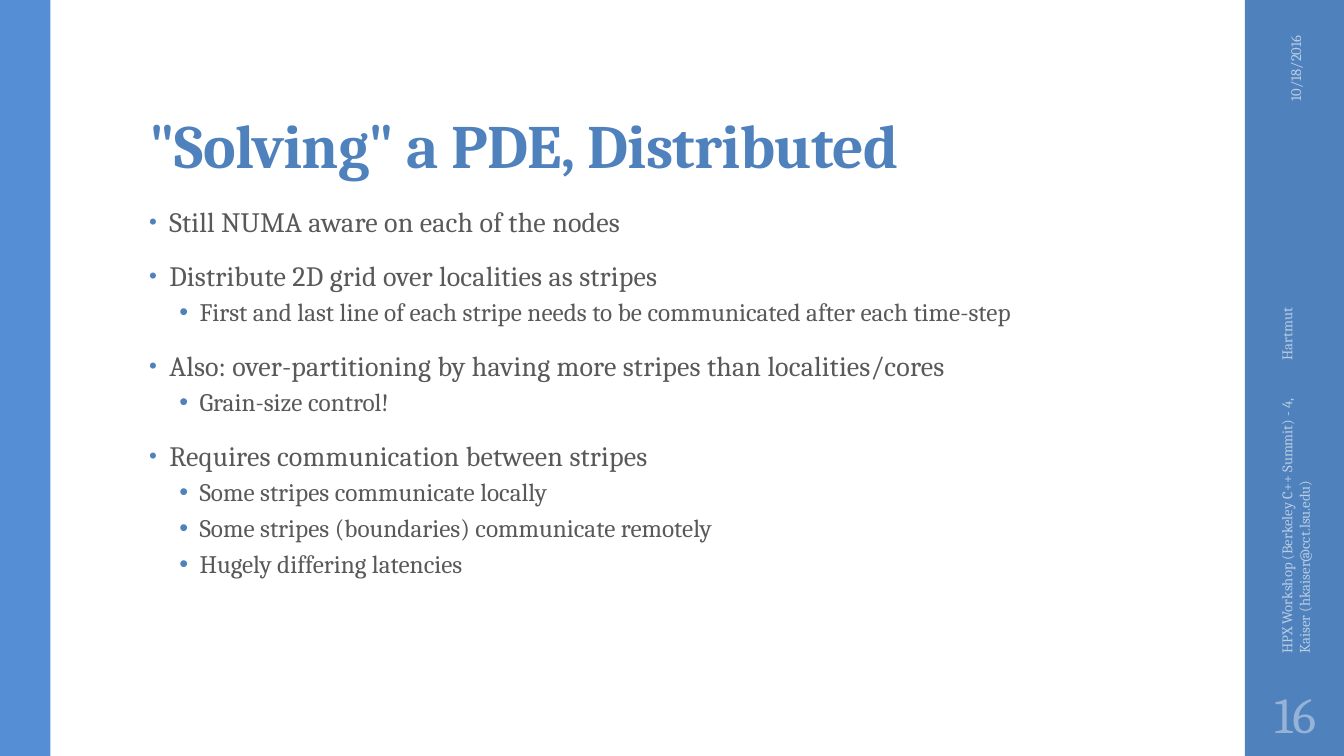
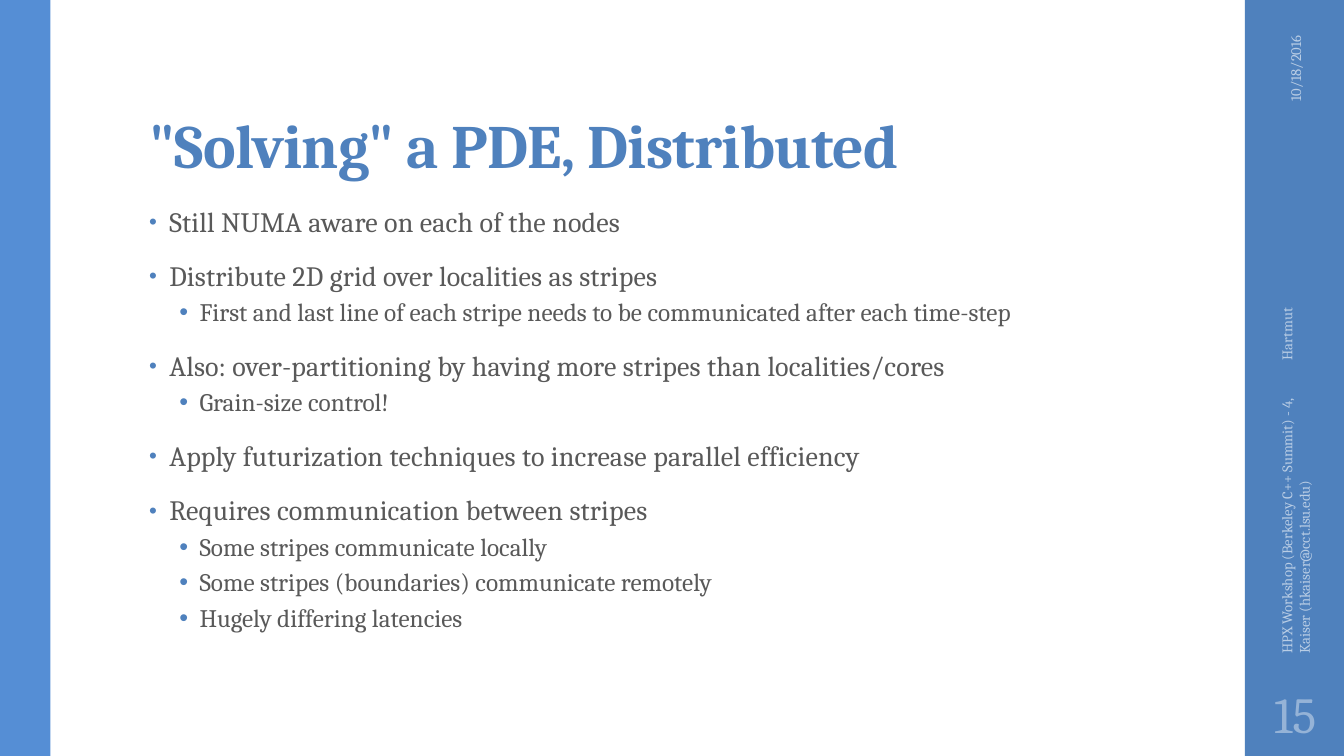
Before and after one commit to STEllAR-GROUP/tutorials, a slide deck: slide 15 of lbl2016/HPX Workshop (Berkeley C++ Summit) - 4.pptx (slide 16 before the commit). Drawn at 1344x756 pixels with LibreOffice and Linux fonts; fonts in the diff are those of the drawing; background and template pictures are left out. Boxes give left, top, right and bottom in pixels: in the first picture for what was removed or moved away, otherwise in the second. Text is boxed around its words. In the diff, an @@ line names an element or a change of style, - is before the commit and + after.

```diff
--- a/lbl2016/HPX Workshop (Berkeley C++ Summit) - 4.pptx
+++ b/lbl2016/HPX Workshop (Berkeley C++ Summit) - 4.pptx
@@ text at <box>169,446,859,472</box>: paragraph added @@
+• Apply futurization techniques to increase parallel efficiency
@@ page number at <box>1274,699,1316,733</box>: text changed @@
-16
+15
```
Also in this commit, not shown: 5 other slides changed, 5 slides added.
